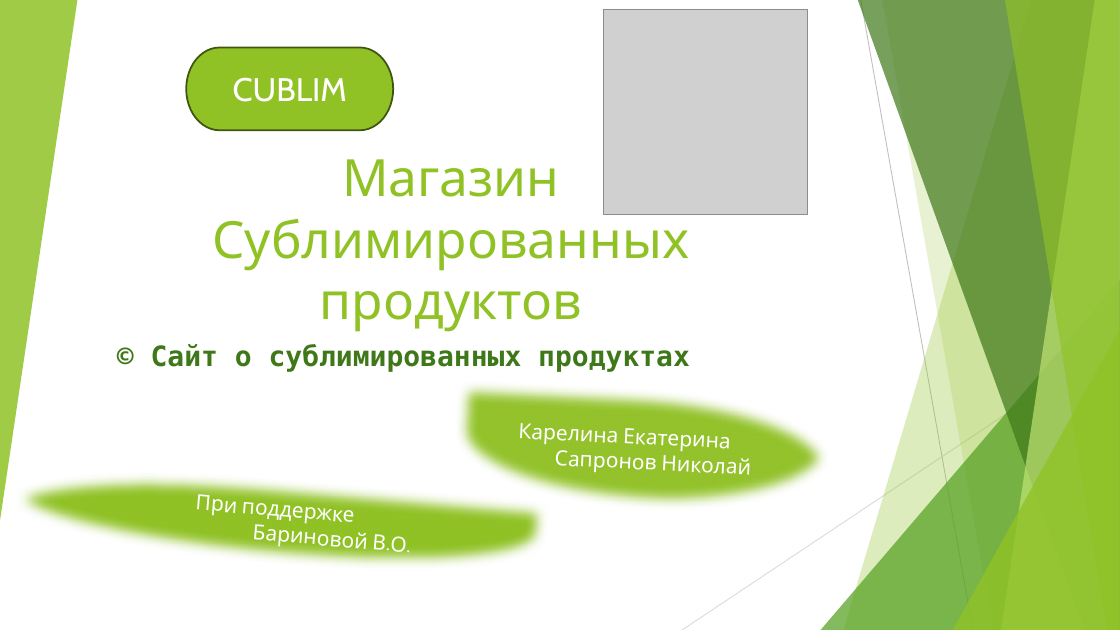
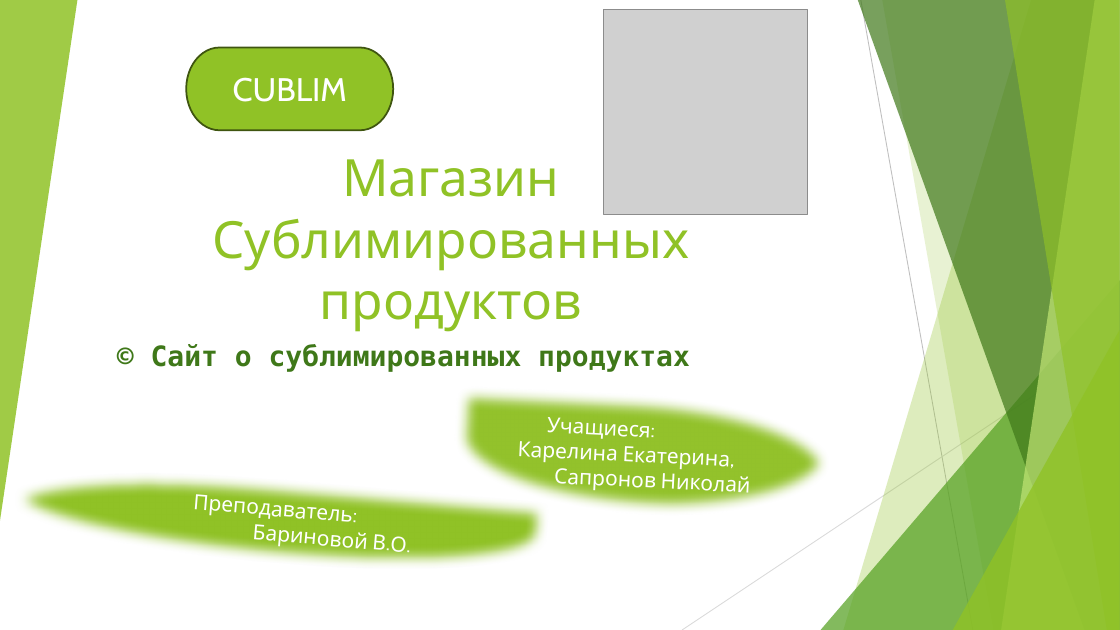
Before and after one commit to Sapronov-Nikolay/sublim, a slide deck: slide 1 of Магазин Сублимированных продуктов.pptx. Drawn at 1120x630 pixels with LibreOffice and Linux fonts; fonts in the diff are those of the drawing; grey boxes stand for pictures. Boxes give left, top, right and bottom in pixels: in the first picture for what was removed or moved away, otherwise in the second. Text is boxed around its words. In the diff, an @@ line names an element or a change of style, - is before the commit and + after.

```diff
--- a/Магазин Сублимированных продуктов.pptx
+++ b/Магазин Сублимированных продуктов.pptx
@@ teardrop "Учащиеся: Карелина Екатерина, Сапронов Николай" moved from (x1=451, y1=379, x2=836, y2=518) to (x1=451, y1=385, x2=836, y2=524) @@
@@ text in teardrop at (x1=517, y1=417, x2=750, y2=497): text changed @@
-Карелина Екатерина
-Сапронов Николай
+Учащиеся:
+Карелина Екатерина,
+Сапронов Николай
@@ text in teardrop at (x1=252, y1=520, x2=406, y2=558): text changed @@
-При поддержке
-Бариновой В.О.
+Преподаватель:
+Бариновой В.О.
```
Also in this commit, not shown: 10 other files.
